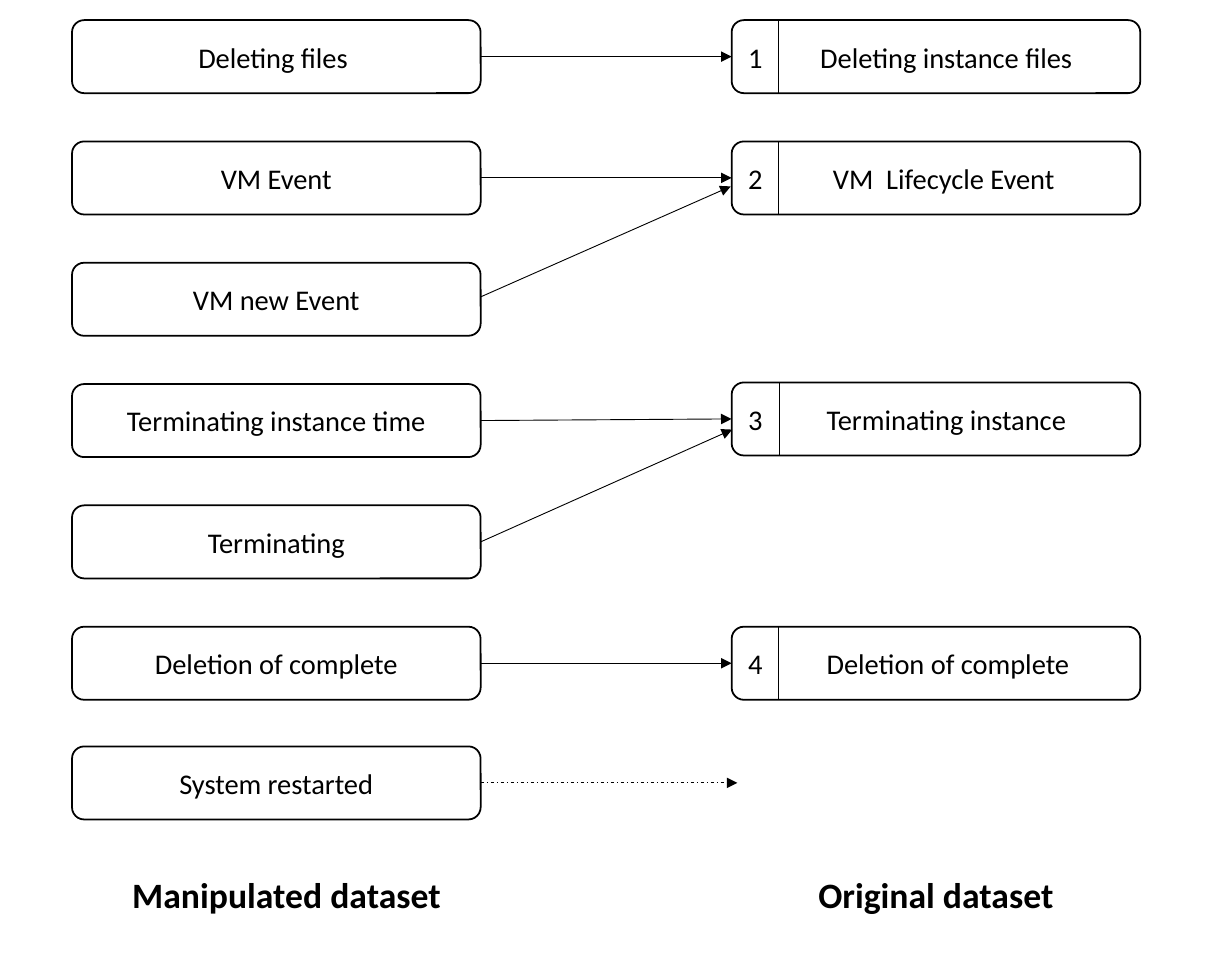
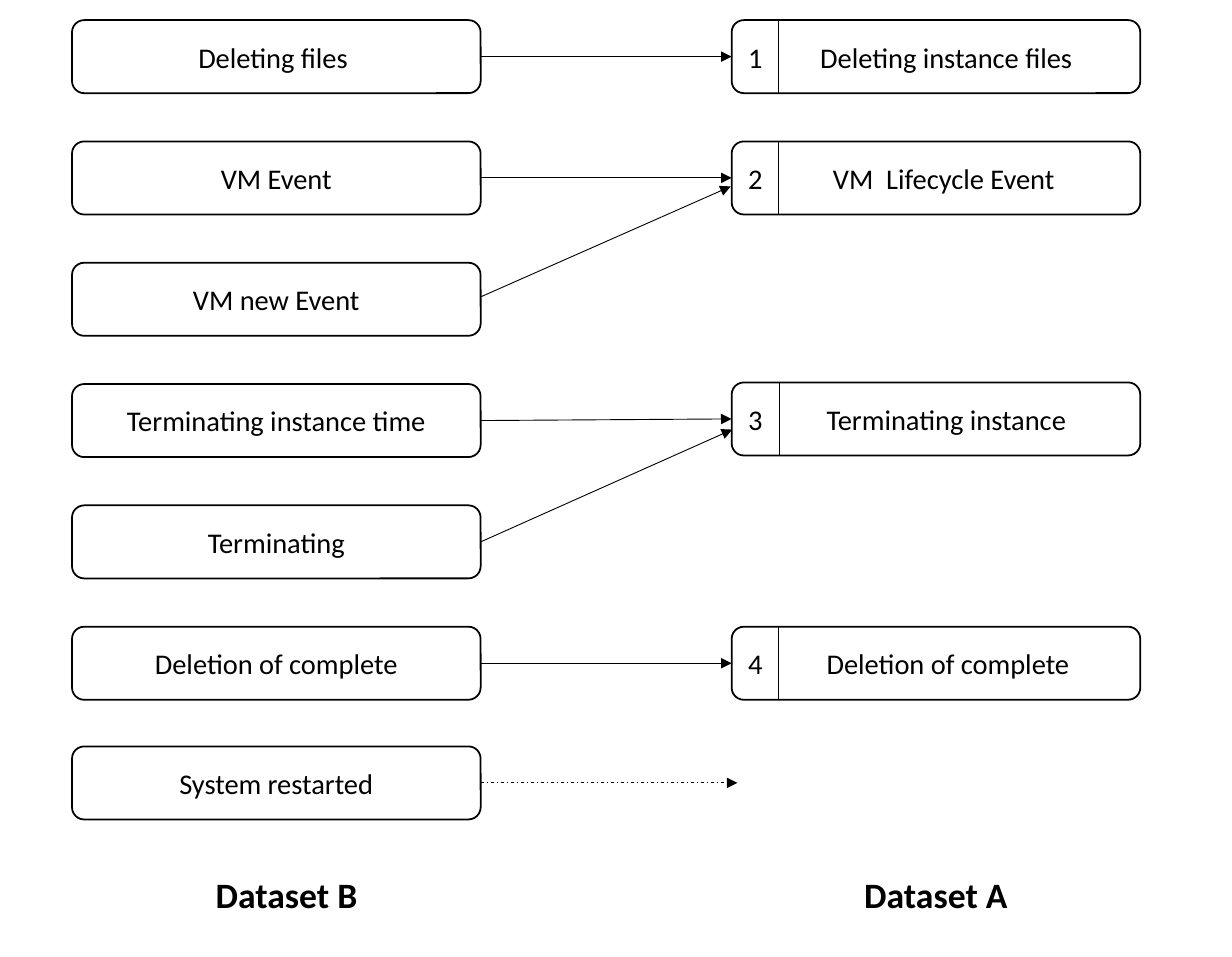
Before and after one commit to haraldott/ausarbeitung, a slide deck: slide 1 of img/label_mapping.pptx. Drawn at 1232x957 pixels with LibreOffice and Linux fonts; fonts in the diff are those of the drawing. Boxes give left, top, right and bottom in pixels: in the first picture for what was removed or moved away, otherwise in the second. Text is boxed around its words. In the diff, an @@ line names an element or a change of style, - is before the commit and + after.

```diff
--- a/img/label_mapping.pptx
+++ b/img/label_mapping.pptx
@@ text at box(216, 885, 357, 909): text changed @@
-Manipulated dataset
+Dataset B
@@ text at box(864, 885, 1008, 909): text changed @@
-Original dataset
+Dataset A
```
Also in this commit, not shown: 8 other files.
